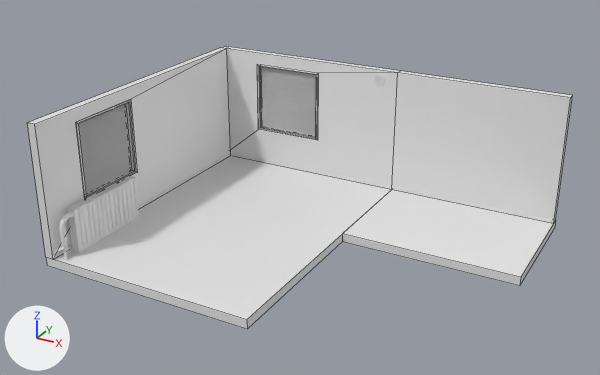
One commit to the FBX model Assets/Models/Prototype/protohome.fbx: the scene before it, then after it.
Both versions are drawn from a camera (50 mm lens) standing at (7.17, -13.43, 8.51) and looking at (-0.7, 0.89, 1.35). The axes (+X, +Y, +Z) are drawn at lower left. The lights are the same throughout. Mesh edges are drawn as thin lines on the coarser meshes. Where no turn or scale is listed for an object, it has been applied to the vertices.

Objects in the first picture: 'Cube', 'Cube.010', 'Lattia.006', 'Lattia.008', 'Seinä.000', 'Seinä.004', 'Seinä.005', 'Seinä.007', 'Seinä.014'.
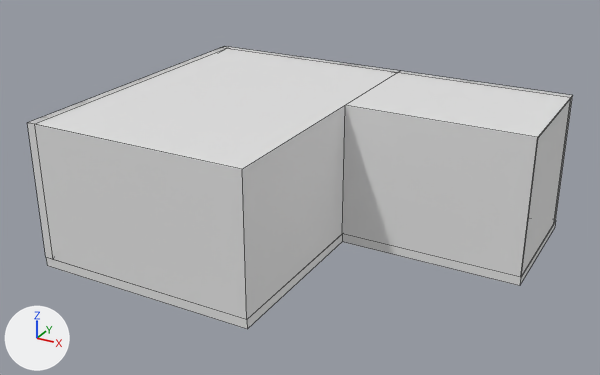
Changed parts and their boxes [x1, y1, x2, y2] in the pictures (600 x 375 px):
'Seinä.012', added: after [35, 125, 247, 320]
'Seinä.001', added: after [343, 105, 538, 277]
'Lattia.000', added: after [28, 46, 400, 169]
'Seinä.011', added: after [242, 106, 345, 319]
'Lattia.001', added: after [346, 71, 573, 137]
'Seinä.013', added: after [521, 99, 571, 277]
'Lattia.006', unchanged, covered by the edit: before [46, 156, 391, 329]; after [46, 174, 342, 329]
'Seinä.014', unchanged, covered by the edit: before [392, 71, 573, 224]; after [401, 71, 573, 220]
'Seinä.004', unchanged, covered by the edit: before [27, 48, 231, 259]; after [27, 48, 223, 259]
'Seinä.007', unchanged, covered by the edit: before [221, 46, 400, 186]; after [223, 46, 398, 73]

Edits to the bpy script that builds the scene:
```text
Add me_cube_002:
    me_cube_002.from_pydata([(2.0, 0.0, -1.5), (2.0, 0.0, 1.5), (-2.0, 0.0, -1.5), (-2.0, 0.0, 1.5)], [], [(2, 3, 1, 0)])
    me_cube_002.materials.append(mat_material_002)  # white #e7e7e7
Add me_cube_016:
    me_cube_016.from_pydata([(-1.0, 4.58, -0.1), (-1.0, 1.58, -0.1), (-5.0, 4.58, -0.1), (-5.0, 1.58, -0.1)], [], [(2, 0, 1, 3)])
    me_cube_016.materials.append(mat_material_001)  # white #e7e7e7
Add me_cube_007:
    me_cube_007.from_pydata([(2.0, 0.0, -1.5), (2.0, 0.0, 1.5), (-2.79, 0.0, -1.5), (-2.79, 0.0, 1.5)], [], [(2, 3, 1, 0)])
    me_cube_007.materials.append(mat_material_002)  # white #e7e7e7
Add me_cube_012:
    me_cube_012.from_pydata([(0.0, 2.0, -1.5), (0.0, 2.0, 1.5), (0.0, -0.8, -1.5), (0.0, -0.8, 1.5)], [], [(2, 3, 1, 0)])
    me_cube_012.materials.append(mat_material_002)  # white #e7e7e7
Add me_cube_003:
    me_cube_003.from_pydata([(0.0, 2.0, -1.5), (0.0, 2.0, 1.5), (0.0, -2.0, -1.5), (0.0, -2.0, 1.5)], [], [(2, 3, 1, 0)])
    me_cube_003.materials.append(mat_material_002)  # white #e7e7e7
Add me_cube_015:
    me_cube_015.from_pydata([(0.0, 4.58, -0.1), (0.0, -2.42, -0.1), (-5.0, 4.58, -0.1), (-5.0, -2.42, -0.1)], [], [(2, 0, 1, 3)])
    me_cube_015.materials.append(mat_material_001)  # white #e7e7e7
Add ob_seinä_001:
    ob_seinä_001 = bpy.data.objects.new('Seinä.001', me_cube_002)
    ob_seinä_001.location = (2.0, 1.58, 1.6)
Add ob_lattia_001:
    ob_lattia_001 = bpy.data.objects.new('Lattia.001', me_cube_016)
    ob_lattia_001.location = (5.0, 0.0, 3.2)
Add ob_seinä_012:
    ob_seinä_012 = bpy.data.objects.new('Seinä.012', me_cube_007)
    ob_seinä_012.location = (-2.0, -2.42, 1.6)
Add ob_seinä_013:
    ob_seinä_013 = bpy.data.objects.new('Seinä.013', me_cube_012)
    ob_seinä_013.location = (4.01, 2.38, 1.6)
Add ob_seinä_011:
    ob_seinä_011 = bpy.data.objects.new('Seinä.011', me_cube_003)
    ob_seinä_011.location = (0.0, -0.42, 1.6)
Add ob_lattia_000:
    ob_lattia_000 = bpy.data.objects.new('Lattia.000', me_cube_015)
    ob_lattia_000.location = (0.0, 0.0, 3.2)
```
